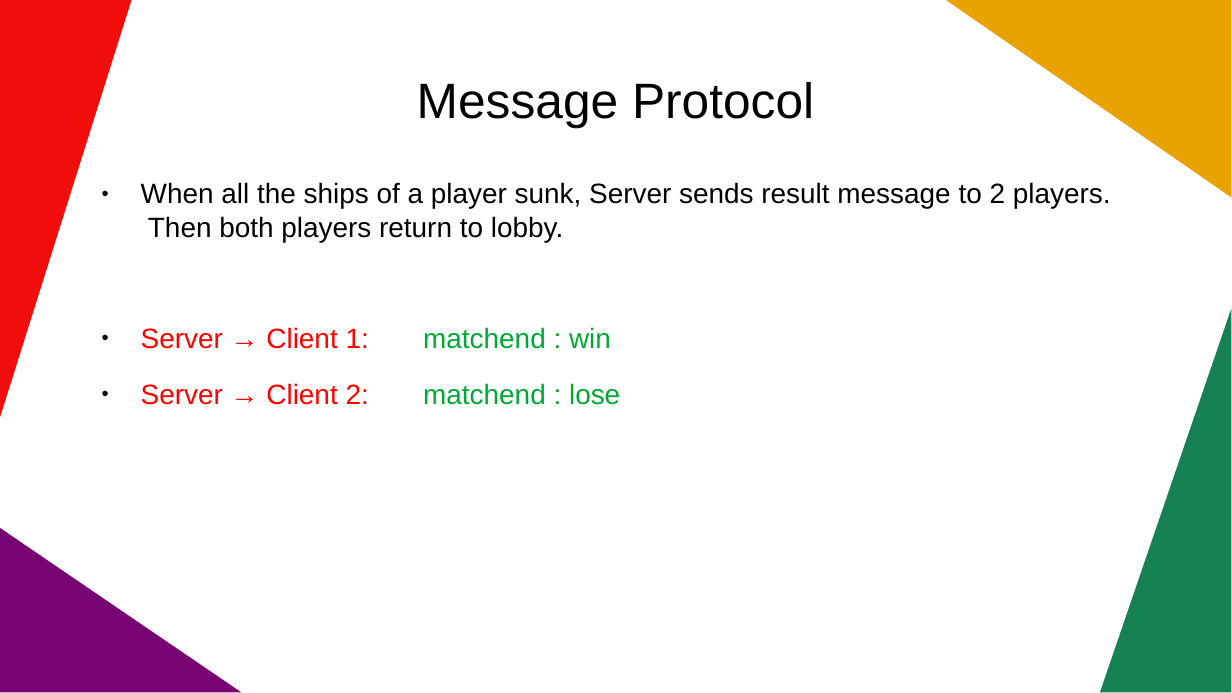
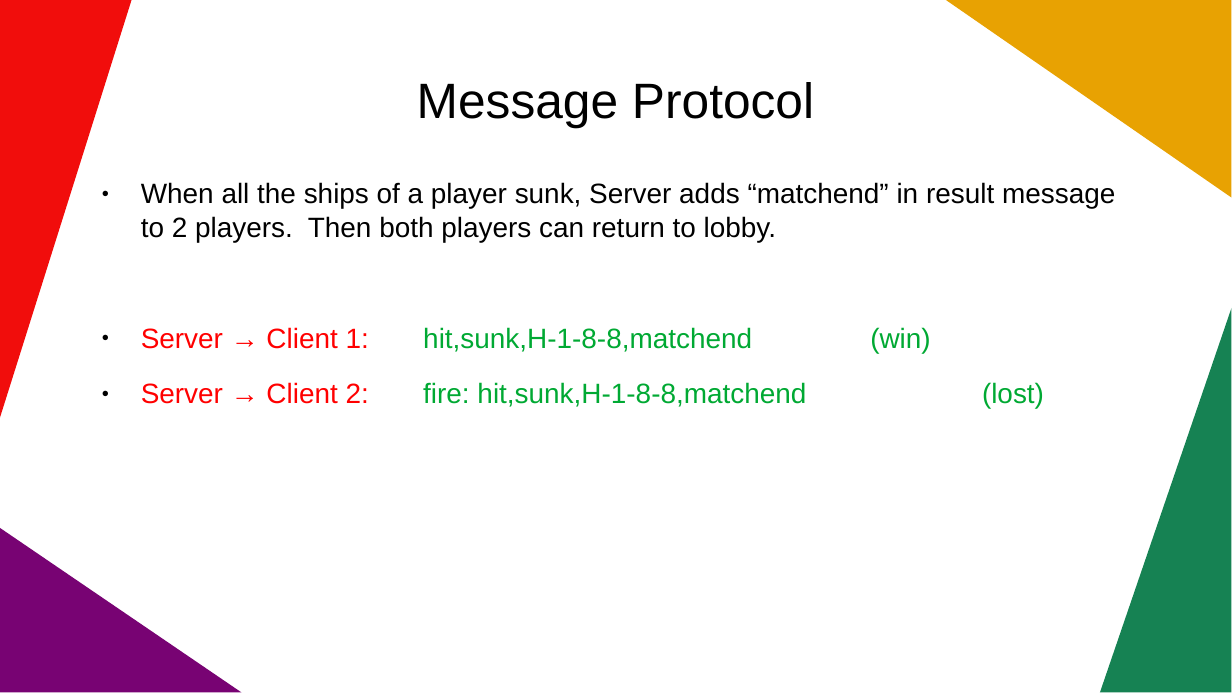
Before and after one commit to sonbeohaudau/battleship_online, a slide deck: slide 13 of Slide/finalSlide.pptx. Drawn at 1232x693 pixels with LibreOffice and Linux fonts; fonts in the diff are those of the drawing. Boxes give left, top, right and bottom in pixels: in the first picture for what was removed or moved away, otherwise in the second. Text is boxed around its words. In the diff, an @@ line names an element or a change of style, - is before the commit and + after.

```diff
--- a/Slide/finalSlide.pptx
+++ b/Slide/finalSlide.pptx
@@ text at <box>141,182,1115,409</box>: text changed @@
-● When all the ships of a player sunk, Server sends result message to 2 players. Then both players return to lobby.
-● Server → Client 1: matchend : win
-● Server → Client 2: matchend : lose
+● When all the ships of a player sunk, Server adds “matchend” in result message to 2 players. Then both players can return to lobby.
+● Server → Client 1: hit,sunk,H-1-8-8,matchend (win)
+● Server → Client 2: fire: hit,sunk,H-1-8-8,matchend (lost)
```
Also in this commit, not shown: 3 other slides changed, 1 slide added, 6 slides removed, 3 other files.
